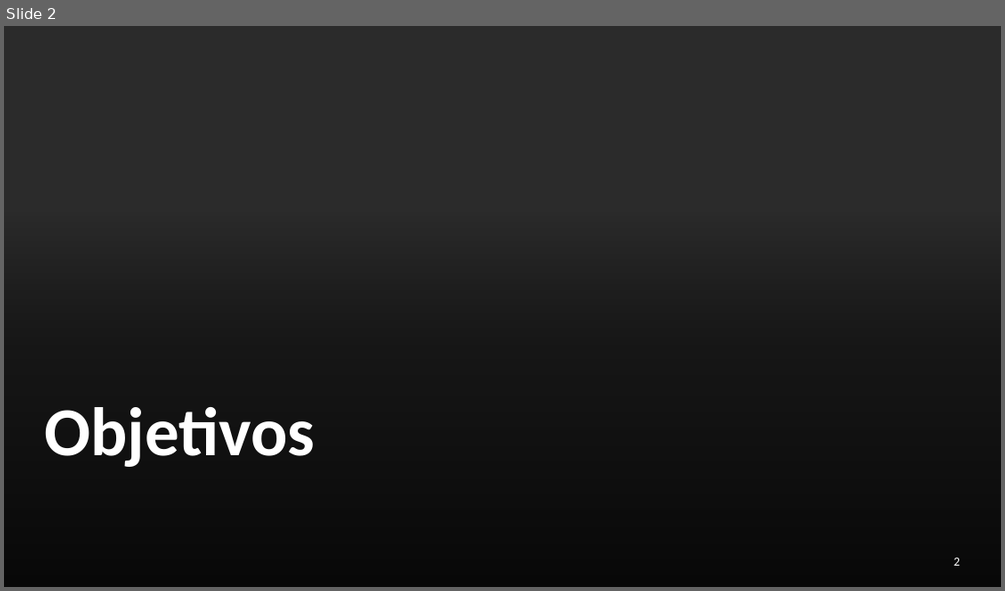
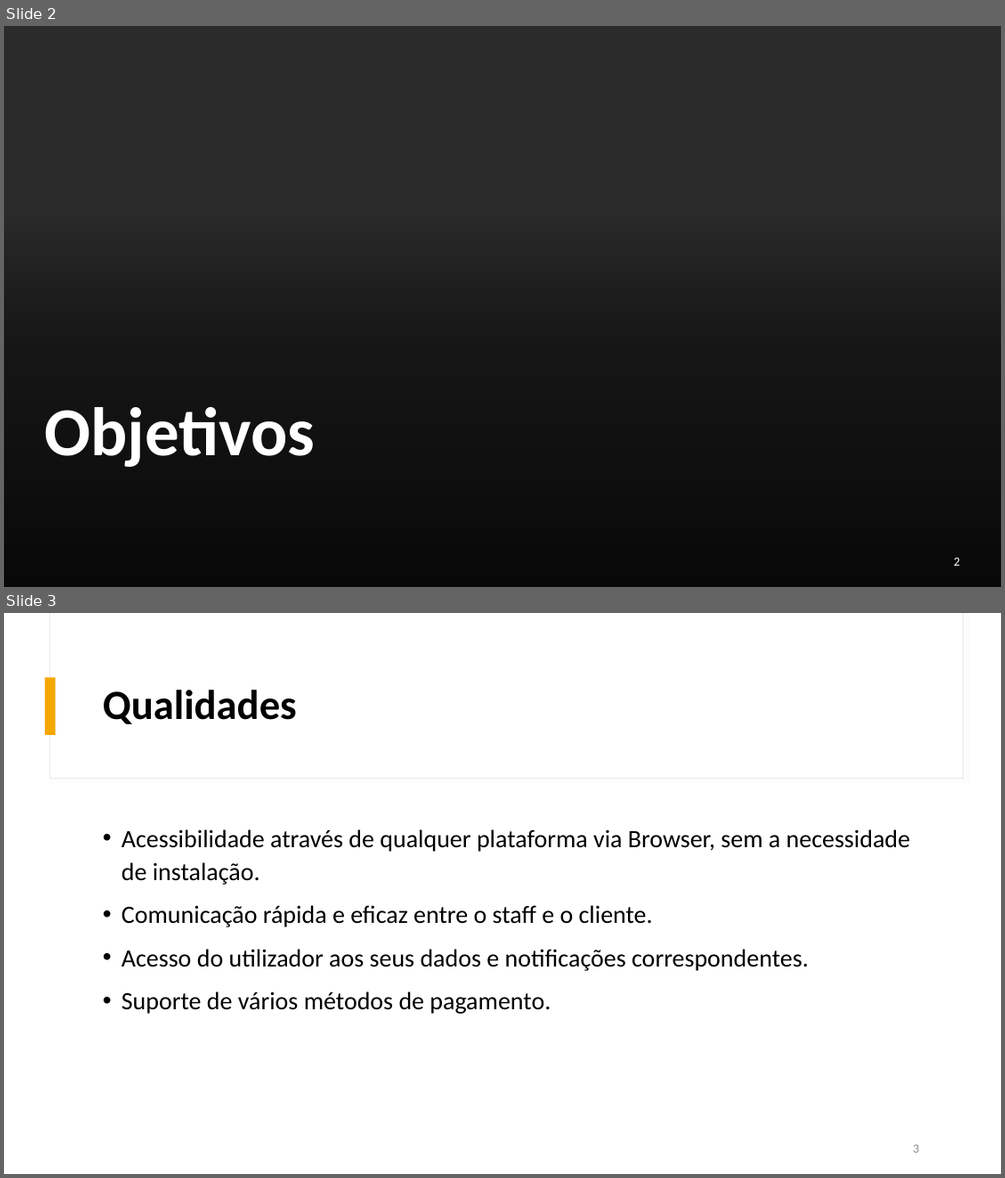
Before and after one commit to Gongas1331/FitLink, a slide deck: apresentações/Apresentação3.pptx. Shown one above the other, each under a label of ours: slide 2 before the commit, slides 2 and 3 after it. The pictures are 1005x591 and 1005x1178 pixels, drawn with LibreOffice and Linux fonts; fonts in the diff are those of the drawing; background and template pictures are left out; a plain dark background stands for a picture behind light text. Boxes give left, top, right and bottom in pixels: in the first picture for what was removed or moved away, otherwise in the second. Text is boxed around its words. In the diff, an @@ line names an element or a change of style, - is before the commit and + after.

```diff
--- a/apresentações/Apresentação3.pptx
+++ b/apresentações/Apresentação3.pptx
@@ slide 3 added at box(4, 613, 1001, 1174), background #FFFFFF; not listed: 2 template elements that a slide beside it also shows @@
@@ rectangle added at box(45, 677, 56, 735), fill #F5A700 @@
@@ title added at box(103, 690, 297, 724), 40 pt, text #000000, bold @@
+Qualidades
@@ text added at box(121, 829, 910, 1013), 24 pt, text #000000 @@
+• Acessibilidade através de qualquer plataforma via Browser, sem a necessidade de instalação.
+• Comunicação rápida e eficaz entre o staff e o cliente.
+• Acesso do utilizador aos seus dados e notificações correspondentes.
+• Suporte de vários métodos de pagamento.
@@ page number added at box(913, 1144, 919, 1152), 12 pt, text #8C8C8C @@
+3
```
Also in this commit, not shown: 2 slides changed, 2 other slides added, 1 slide removed, 3 other files.
